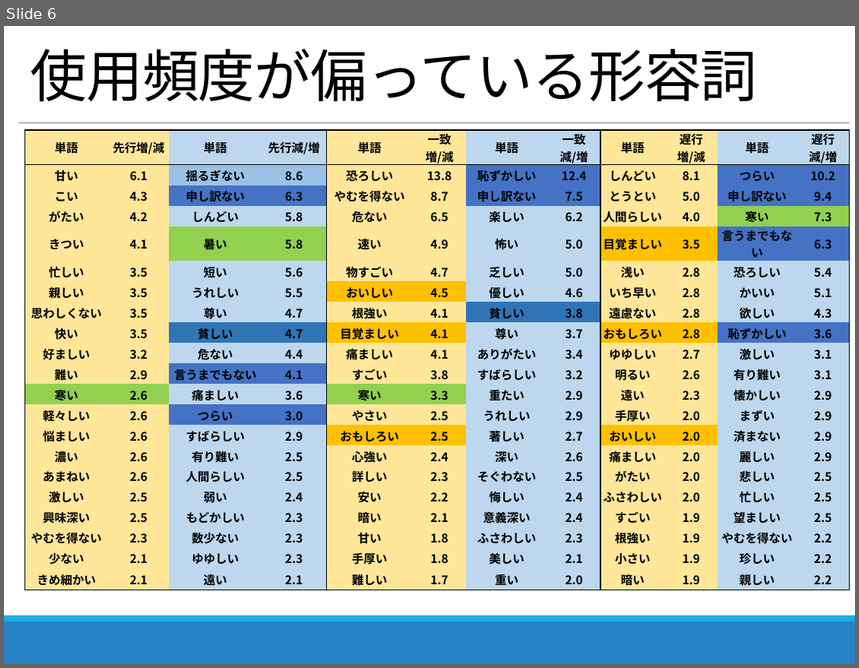
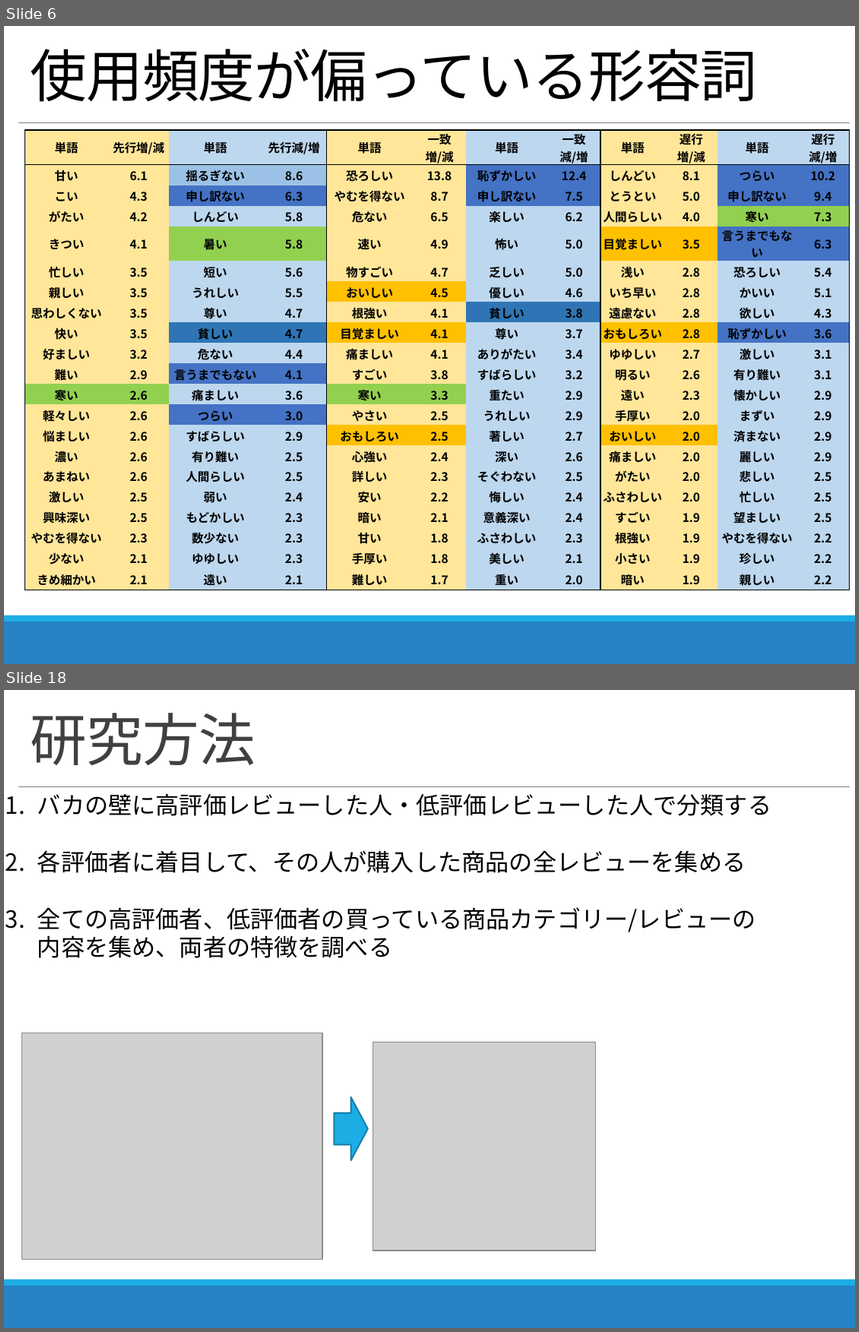
Before and after one commit to zerebom/amazon_sclapiing, a slide deck: 2018_11_07_進捗報告.pptx. Shown one above the other, each under a label of ours: slide 6 before the commit, slides 6 and 18 after it; the slides between them are not shown. The pictures are 859x668 and 859x1332 pixels, drawn with LibreOffice and Linux fonts; fonts in the diff are those of the drawing; grey boxes stand for pictures. Boxes give left, top, right and bottom in pixels: in the first picture for what was removed or moved away, otherwise in the second. Text is boxed around its words. In the diff, an @@ line names an element or a change of style, - is before the commit and + after.

```diff
--- a/2018_11_07_進捗報告.pptx
+++ b/2018_11_07_進捗報告.pptx
@@ slide 18 added at <box>4,690,855,1328</box>, background #FFFFFF; not listed: 3 template elements that a slide beside it also shows @@
@@ title added at <box>30,713,255,765</box>, 48 pt, text #404040 @@
+研究方法
@@ text added at <box>37,793,772,958</box>, 20 pt, text #000000 @@
+1. バカの壁に高評価レビューした人・低評価レビューした人で分類する
+2. 各評価者に着目して、その人が購入した商品の全レビューを集める
+3. 全ての高評価者、低評価者の買っている商品カテゴリー/レビューの
+   内容を集め、両者の特徴を調べる
@@ picture added at <box>22,1034,322,1260</box> @@
@@ picture added at <box>373,1043,595,1251</box> @@
@@ right arrow added at <box>335,1097,368,1160</box>, fill #1CADE4, outline #1580A9 1.25 pt @@
```
Also in this commit, not shown: 10 slides changed, 7 other slides added, 24 other files.
